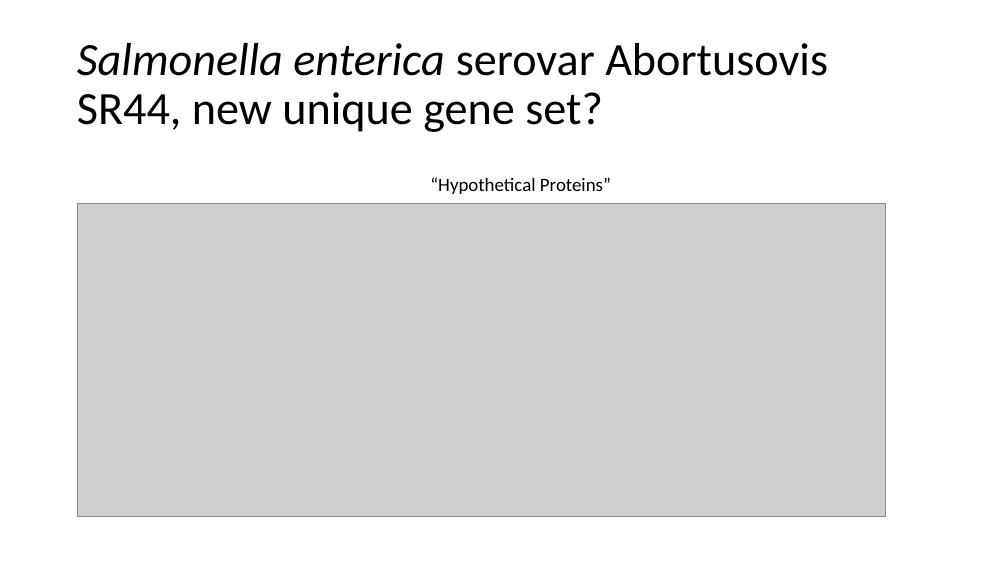
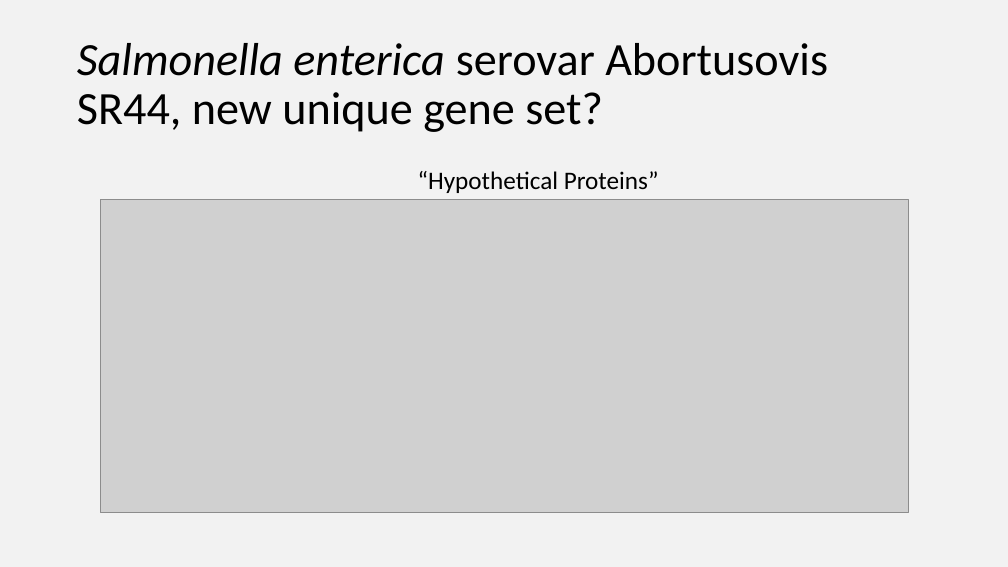
Before and after one commit to Yale-EEB723/finalproject, a slide deck: slide 21 of 190425_Verdegaal_EEB723_project.pptx (slide 19 before the commit). Drawn at 1008x567 pixels with LibreOffice and Linux fonts; fonts in the diff are those of the drawing; grey boxes stand for pictures. Boxes give left, top, right and bottom in pixels: in the first picture for what was removed or moved away, otherwise in the second. Text is boxed around its words. In the diff, an @@ line names an element or a change of style, - is before the commit and + after.

```diff
--- a/190425_Verdegaal_EEB723_project.pptx
+++ b/190425_Verdegaal_EEB723_project.pptx
@@ background #FFFFFF to #F2F2F2 @@
@@ text "“Hypothetical Proteins”" moved from (x1=430, y1=177, x2=611, y2=194) to (x1=418, y1=171, x2=659, y2=193) @@
@@ text "“Hypothetical Proteins”" at (x1=418, y1=171, x2=659, y2=193): size 18 to 24 pt @@
@@ picture moved from (x1=78, y1=203, x2=886, y2=516) to (x1=100, y1=199, x2=908, y2=512) @@
```
Also in this commit, not shown: 19 other slides changed, 4 slides added, 2 slides removed, 6 other files.
